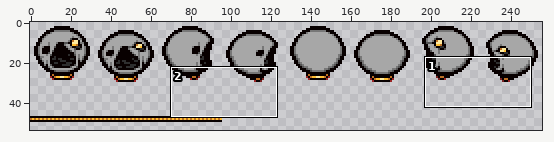
Sprite sheet: resources/gfx/characters/costumes/costume_keepersrope_red.png. The picture above shows the old version from afar; the outline marks the close-up.
Close-up. Before the edit:
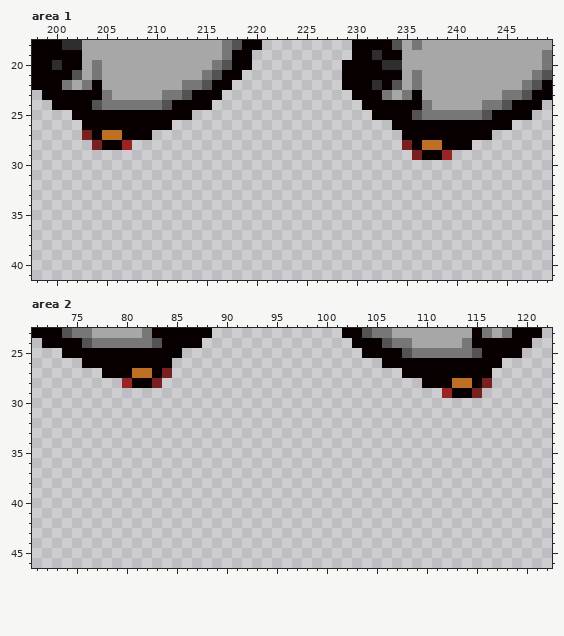
The file is 256x64 pixels. Shown: area 1: x 198..249, y 18..41; area 2: x 71..122, y 23..46. The wide view leaves out empty margins.
And afterwards:
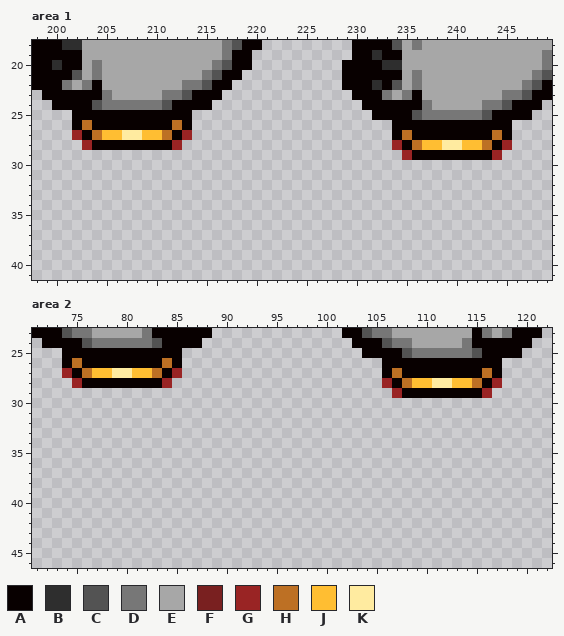
Palette (. is transparent): A #080000  B #2e2e2e  C #535353  D #777777  E #a7a7a7  F #792020  G #992424  H #bd7024  J #ffbe32  K #ffeba0
The exact change:
--- area 1
@@ x 198..249 @@
 25 ....AAAAAAAAAAAA..................AAAACDDDDDDCAAAA..
-26 .....AAAAAAAAA......................AAAAAAAAAAAA....
-27 .....FAHHAAA.........................AAAAAAAAA......
-28 ......FAAG...........................FAHHAAA........
-29 ......................................FAAG..........
+26 ....AHAAAAAAAAHA....................AAAAAAAAAAAA....
+27 ....GAHJJKKJJHAG....................AHAAAAAAAAHA....
+28 .....GAAAAAAAAG.....................GAHJJKKJJHAG....
+29 .....................................GAAAAAAAAG.....
 30 ....................................................
--- area 2
@@ x 71..122 @@
 25 ...AAAAAAAAAAAA..................AAAACDDDDDDCAAAA...
-26 .....AAAAAAAAA.....................AAAAAAAAAAAA.....
-27 .......AAAHHAF.......................AAAAAAAAA......
-28 .........GAAF..........................AAAHHAF......
-29 .........................................GAAF.......
+26 ...AHAAAAAAAAHA....................AAAAAAAAAAAA.....
+27 ...GAHJJKKJJHAG....................AHAAAAAAAAHA.....
+28 ....GAAAAAAAAG.....................GAHJJKKJJHAG.....
+29 ....................................GAAAAAAAAG......
 30 ....................................................
Where, in picture pixels (left, top, right, bottom), the same in both close-ups:
changed: (72, 120, 192, 150)
changed: (392, 130, 512, 160)
changed: (62, 358, 182, 388)
changed: (382, 368, 502, 398)
